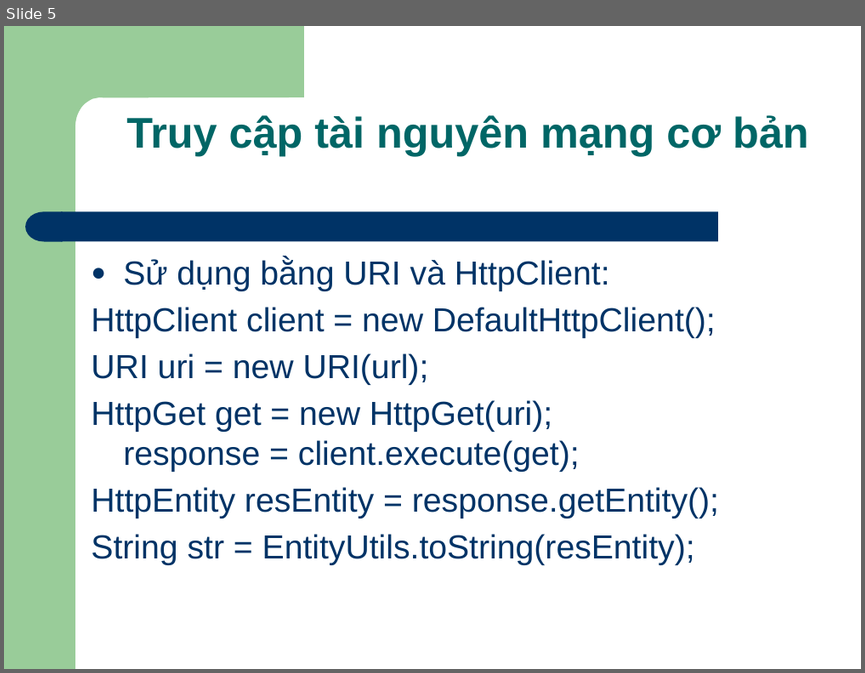
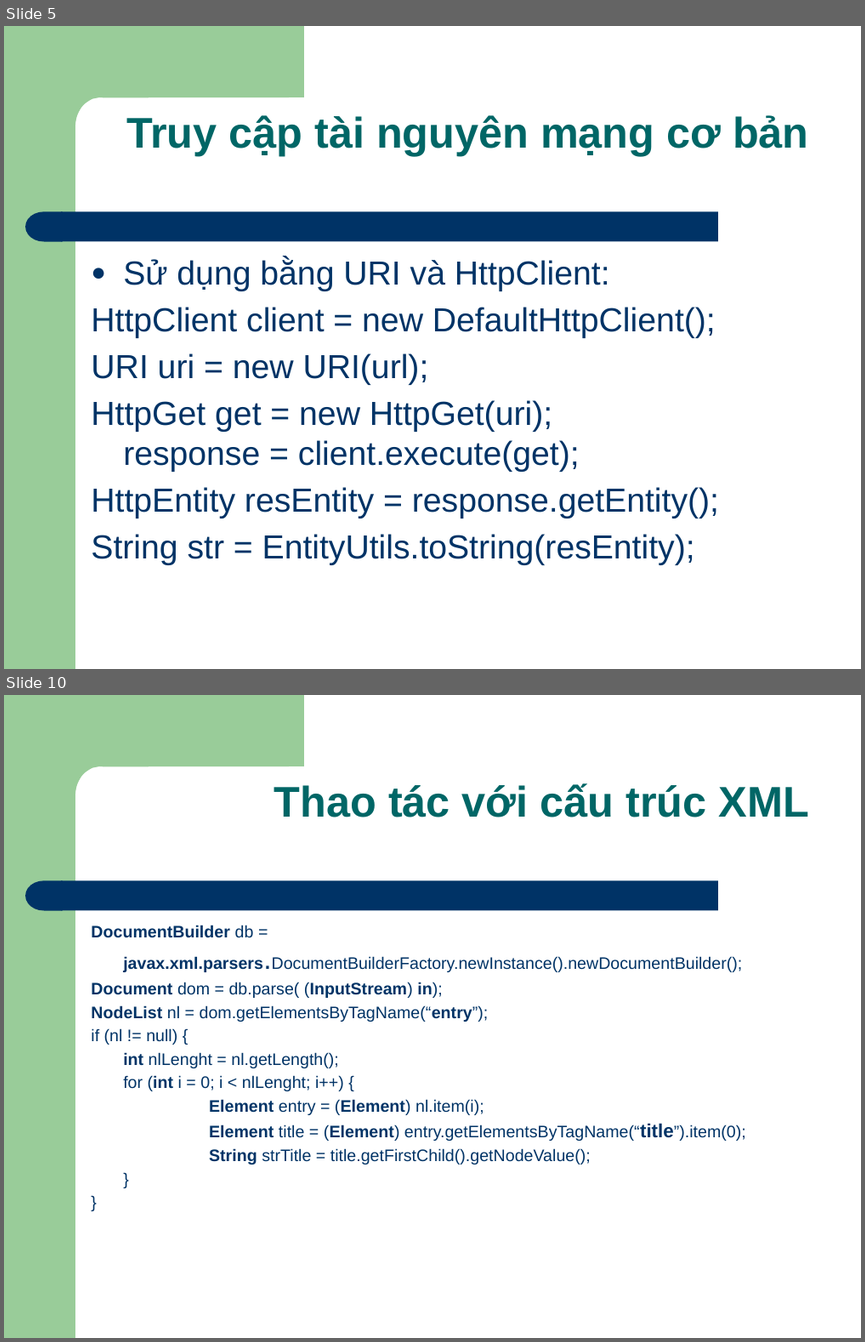
Before and after one commit to Timon-CHP/t3hand, a slide deck: lessions/Android_Par07_Networking.pptx. Shown one above the other, each under a label of ours: slide 5 before the commit, slides 5 and 10 after it; the slides between them are not shown. The pictures are 865x673 and 865x1342 pixels, drawn with LibreOffice and Linux fonts; fonts in the diff are those of the drawing. Boxes give left, top, right and bottom in pixels: in the first picture for what was removed or moved away, otherwise in the second. Text is boxed around its words. In the diff, an @@ line names an element or a change of style, - is before the commit and + after.

```diff
--- a/lessions/Android_Par07_Networking.pptx
+++ b/lessions/Android_Par07_Networking.pptx
@@ slide 10 added at (4, 695, 861, 1338), background #FFFFFF; not listed: 4 template elements that a slide beside it also shows @@
@@ title added at (274, 783, 809, 817), 36 pt, text #006666, bold @@
+Thao tác với cấu trúc XML
@@ text added at (91, 925, 746, 1164), 14 pt, text #003366 @@
+DocumentBuilder db = javax.xml.parsers.DocumentBuilderFactory.newInstance().newDocumentBuilder();
+Document dom = db.parse( (InputStream) in);
+NodeList nl = dom.getElementsByTagName(“entry”);
+if (nl != null) {
+int nlLenght = nl.getLength();
+for (int i = 0; i < nlLenght; i++) {
+Element entry = (Element) nl.item(i);
+Element title = (Element) entry.getElementsByTagName(“title”).item(0);
+String strTitle = title.getFirstChild().getNodeValue();
+}
+}
```
Also in this commit, not shown: 1 slide changed, 9 other slides added, 4 slides removed.
